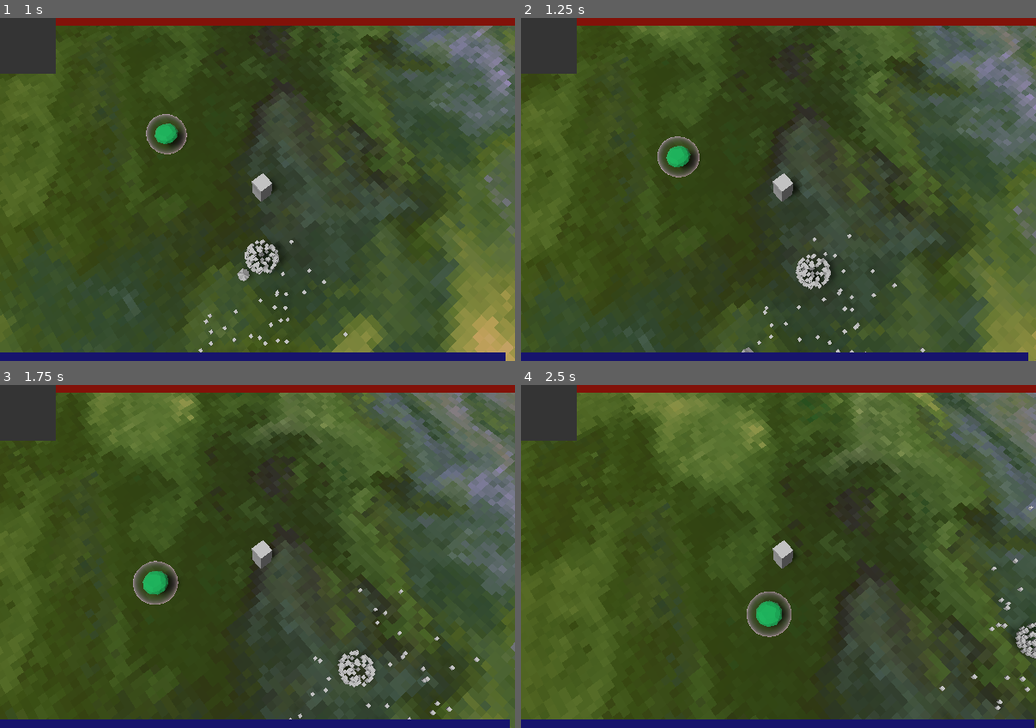
Above: before the commit, frames 1-4 (two rows, left to right).
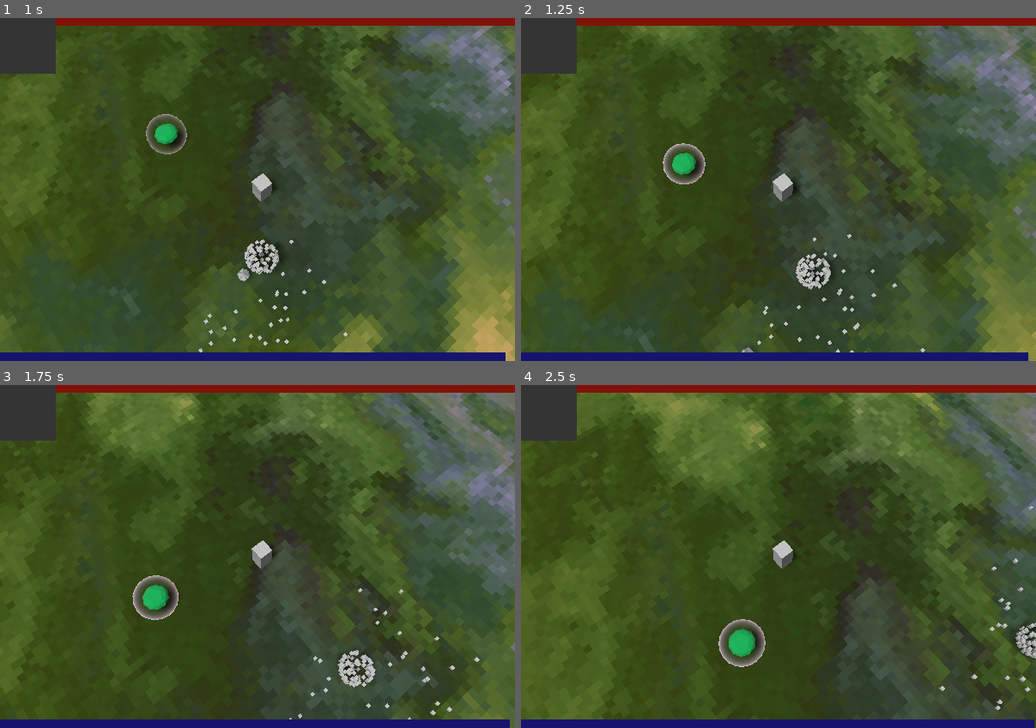
Above: after the commit, the same moments.

Repository: DominicSimone/particle-wizard
Game: Godot game, scene res://main.tscn
Two runs of this game, one before a commit and one after it. Both use one fixed random seed, a clock stepped at 60 frames per second and the inputs below.
Inputs (mouse positions are in pixels of both pictures, inside the frame that each line leads up to):
- Up to frame 1 (1 s): move the mouse to (231, 258) at 0.52 s; hold W (move_forward) from 0.53 s (still down); click (231, 258) at 0.67 s
- Up to frame 2 (1.25 s): keep holding W (move_forward)
- Up to frame 3 (1.75 s): keep holding W (move_forward); move the mouse to (412, 607) at 1.27 s
- Up to frame 4 (2.5 s): move the mouse to (624, 505) at 2.02 s; release W (move_forward) at 2.03 s; hold A (move_left) from 2.03 s (still down)

Frame 1 is identical in both runs. In frame 2, 0.8% of the frame differs, in the area x 26-36%, y 34-49%; in frame 3, 1.0%; in frame 4, 1.5%, in the area x 38-53%, y 60-83%.

Commit message:
Player detection event and function call behavior

Diff:
--- /dev/null
+++ b/Detector.gd
@@ -0,0 +1,12 @@
+extends Area
+
+signal player_detected
+
+func _ready() -> void:
+	if get_parent().has_method("_on_player_detection"):
+		connect("player_detected", get_parent(), "_on_player_detection")
+	else:
+		print("Parent does not have a detector handler")
+
+func _on_Area_body_entered(body: Node) -> void:
+	emit_signal("player_detected")
--- /dev/null
+++ b/Detector.tscn
@@ -0,0 +1,18 @@
+[gd_scene load_steps=3 format=2]
+
+[ext_resource path="res://Detector.gd" type="Script" id=1]
+
+[sub_resource type="SphereShape" id=48]
+radius = 7.5
+
+[node name="Detector" type="Area"]
+collision_layer = 8
+collision_mask = 8
+input_ray_pickable = false
+monitorable = false
+script = ExtResource( 1 )
+
+[node name="CollisionShape" type="CollisionShape" parent="."]
+shape = SubResource( 48 )
+
+[connection signal="body_entered" from="." to="." method="_on_Area_body_entered"]
--- a/main.tscn
+++ b/main.tscn
@@ -8,6 +8,7 @@
 [ext_resource path="res://scripts/ParticleEntity.gd" type="Script" id=6]
 [ext_resource path="res://scripts/MainUI.gd" type="Script" id=7]
 [ext_resource path="res://Shield.tscn" type="PackedScene" id=8]
+[ext_resource path="res://Detector.tscn" type="PackedScene" id=9]
 [ext_resource path="res://objects/gem.obj" type="ArrayMesh" id=10]
 [ext_resource path="res://scripts/ParticleCollider.gd" type="Script" id=11]
 
@@ -53,6 +54,9 @@
 extents = Vector3( 128.184, 127.235, 0.267175 )
 
 [sub_resource type="CubeMesh" id=1]
+
+[sub_resource type="BoxShape" id=47]
+extents = Vector3( 0.476559, 0.928984, 0.479322 )
 
 [sub_resource type="ShaderMaterial" id=16]
 resource_local_to_scene = true
@@ -333,8 +337,11 @@
 near = 0.02
 far = 232.8
 
-[node name="Player" type="Spatial" parent="."]
+[node name="Player" type="KinematicBody" parent="."]
 transform = Transform( 1, 0, 0, 0, 1, 0, 0, 0, 1, 0, 1.07806, 0 )
+collision_layer = 8
+collision_mask = 0
+input_ray_pickable = false
 script = ExtResource( 2 )
 ui_path = NodePath("../Control")
 
@@ -349,6 +356,9 @@
 
 [node name="ParticleCollider" type="Spatial" parent="Player"]
 script = ExtResource( 11 )
+
+[node name="CollisionShape" type="CollisionShape" parent="Player"]
+shape = SubResource( 47 )
 
 [node name="BeamShader" type="Particles" parent="."]
 transform = Transform( 1, 0, 0, 0, 1, 0, 0, 0, 1, 3.46678, 1.02217, 12.9406 )
@@ -382,6 +392,8 @@
 
 [node name="Shield" parent="Enemy" instance=ExtResource( 8 )]
 
+[node name="Detector" parent="Enemy" instance=ExtResource( 9 )]
+
 [node name="gem" type="MeshInstance" parent="Enemy"]
 transform = Transform( 1, 0, 0, 0, 1, 0, 0, 0, 1, 0, -0.199103, 0 )
 mesh = ExtResource( 10 )
--- a/project.godot
+++ b/project.godot
@@ -20,6 +20,11 @@
 "path": "res://scripts/state machine/Behavior.gd"
 }, {
 "base": "Behavior",
+"class": "CallFunc",
+"language": "GDScript",
+"path": "res://scripts/state machine/behaviors/CallFunc.gd"
+}, {
+"base": "Behavior",
 "class": "Cast",
 "language": "GDScript",
 "path": "res://scripts/state machine/behaviors/Cast.gd"
@@ -43,6 +48,11 @@
 "class": "Idle",
 "language": "GDScript",
 "path": "res://scripts/state machine/behaviors/Idle.gd"
+}, {
+"base": "Condition",
+"class": "MatchEvent",
+"language": "GDScript",
+"path": "res://scripts/state machine/conditions/MatchEvent.gd"
 }, {
 "base": "Condition",
 "class": "NOf",
@@ -68,6 +78,11 @@
 "class": "SMBuilder",
 "language": "GDScript",
 "path": "res://scripts/state machine/StateMachineBuilder.gd"
+}, {
+"base": "StaticBody",
+"class": "Shield",
+"language": "GDScript",
+"path": "res://scripts/Shield.gd"
 }, {
 "base": "Behavior",
 "class": "Shimmy",
@@ -102,16 +117,19 @@
 _global_script_class_icons={
 "AllOf": "",
 "Behavior": "",
+"CallFunc": "",
 "Cast": "",
 "Condition": "",
 "EEvent": "",
 "EntityKnowledge": "",
 "Idle": "",
+"MatchEvent": "",
 "NOf": "",
 "NoneOf": "",
 "ParticleCollider": "",
 "RandomChance": "",
 "SMBuilder": "",
+"Shield": "",
 "Shimmy": "",
 "State": "",
 "Talk": "",
--- a/scripts/Enemy.gd
+++ b/scripts/Enemy.gd
@@ -1,8 +1,9 @@
 extends Spatial
 
 export var max_health: float
-export var ai: String = "debug_machine"
+export var ai: String = "green_gem"
 onready var health := max_health
+onready var shield_scene := preload("res://Shield.tscn")
 var knowledge := EntityKnowledge.new()
 var state: State
 
@@ -21,8 +22,18 @@
 	state.act(delta, knowledge)
 	change_state(EEvent.Types.TIME_DELTA, delta)
 
+func add_shield():
+	var shield = shield_scene.instance()
+	add_child(shield)
+
 func _on_Enemy_body_entered(body: Node) -> void:
 	knowledge.health_percent = health / max_health
 	health -= 1
 	change_state(EEvent.Types.ON_HIT, 1)
 	body.queue_free()
+
+func _on_shield_toggle(status: bool) -> void:
+	change_state(EEvent.Types.SHIELD_TOGGLE, status)
+
+func _on_player_detection() -> void:
+	change_state(EEvent.Types.PLAYER_DETECTION, null)
--- a/scripts/Shield.gd
+++ b/scripts/Shield.gd
@@ -1,4 +1,4 @@
-extends StaticBody
+class_name Shield extends StaticBody
 
 export var max_health: float
 export var regen_cd: float
@@ -9,6 +9,14 @@
 var regen_timer: float = 0
 var old_layer_mask = collision_layer
 var old_collision_mask = collision_mask
+
+signal shield_toggle(status)
+
+func _ready() -> void:
+	if get_parent().has_method("_on_shield_toggle"):
+		connect("shield_toggle", get_parent(), "_on_shield_toggle")
+	else:
+		print("Parent does not have a shield handler")
 
 func _process(delta: float) -> void:
 	regen_timer += delta
@@ -27,12 +35,14 @@
 			disable()
 
 func enable():
+	emit_signal("shield_toggle", true)
 	visible = true
 	particle_collider.enabled = true
 	collision_layer = old_layer_mask
 	collision_mask = old_collision_mask
 
 func disable():
+	emit_signal("shield_toggle", false)
 	visible = false
 	particle_collider.enabled = false
 	collision_layer = 0
--- a/scripts/state machine/EEvent.gd
+++ b/scripts/state machine/EEvent.gd
@@ -3,5 +3,6 @@
 enum Types {
 	ON_HIT,
 	TIME_DELTA,
-	SHIELD_HIT
+	SHIELD_TOGGLE,
+	PLAYER_DETECTION
 }
--- a/scripts/state machine/StateMachineBuilder.gd
+++ b/scripts/state machine/StateMachineBuilder.gd
@@ -43,19 +43,41 @@
 			transitions.append(Transition.new(state_map[dest_state_name], transitions_dict[dest_state_name]))
 		state_map[state_name].transitions = transitions
 
+	var initial_state = "start" if state_map.has("start") else state_map.keys()[0]
+
 	for state_name in state_refcount.keys():
-		if state_refcount[state_name] == 0 and state_name != "start":
+		if state_refcount[state_name] == 0 and state_name != initial_state:
 			printerr("'", state_name, "' has no inbound transitions")
 
-	if state_map.has("start"):
-		return state_map["start"]
-	else:
-		return state_map.values()[0]
+	return state_map[initial_state]
 
 
 static func get_state_machine(identifier: String):
 	match identifier:
 		"debug_machine": return debug_machine()
+		"green_gem": return green_gem()
+	printerr("'", identifier, "' state machine not found.")
+
+# TODO
+static func green_gem():
+	return build({
+		"inactive": [
+			[],
+			{
+				"activation": [MatchEvent.new(EEvent.Types.PLAYER_DETECTION)]
+			}
+		],
+		"activation": [
+			[CallFunc.new("add_shield")],
+			{
+				"activated": []
+			}
+		],
+		"activated": [
+			[],
+			{}
+		]
+	})
 
 static func debug_machine():
 	return build({
--- /dev/null
+++ b/scripts/state machine/behaviors/CallFunc.gd
@@ -0,0 +1,26 @@
+class_name CallFunc extends Behavior
+
+var delay = 0
+var initial_delay = 0
+
+var can_cast := true
+var internal_timer = 0
+
+var method_name: String
+
+func _init(method: String, del = 0, init_delay = 0) -> void:
+	method_name = method
+	delay = del
+	initial_delay = init_delay
+
+func act(delta: float, entityKnowledge: EntityKnowledge):
+	internal_timer += delta
+	if can_cast and internal_timer > initial_delay:
+		spatial.call(method_name)
+		can_cast = false
+	if delay > 0 and internal_timer > delay:
+		can_cast = true
+
+func reset():
+	internal_timer = 0
+	can_cast = true
--- /dev/null
+++ b/scripts/state machine/conditions/MatchEvent.gd
@@ -0,0 +1,9 @@
+class_name MatchEvent extends Condition
+
+var event_type
+
+func _init(type: int):
+	event_type = type
+
+func evaluate(eevent, payload):
+	return event_type == eevent
Not shown: 1 places in main.tscn that only renumber resources
